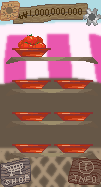
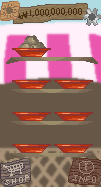
Two versions of the same layered image (w=101, h=187). Layer-by-layer changes:
hid "tomato" over [left=18, top=34, right=46, bottom=48]
painted on "kiwi" over [left=18, top=35, right=46, bottom=48]
